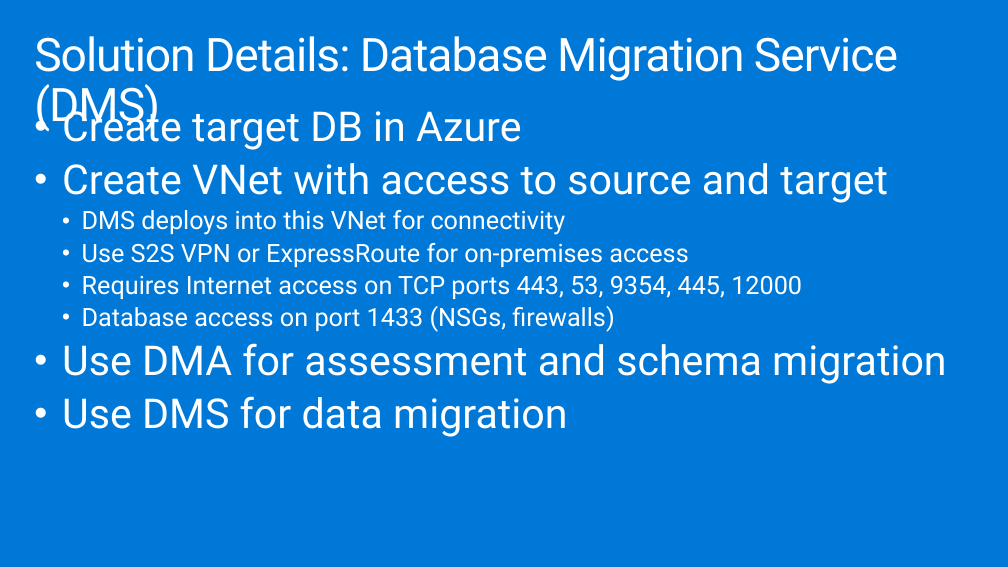
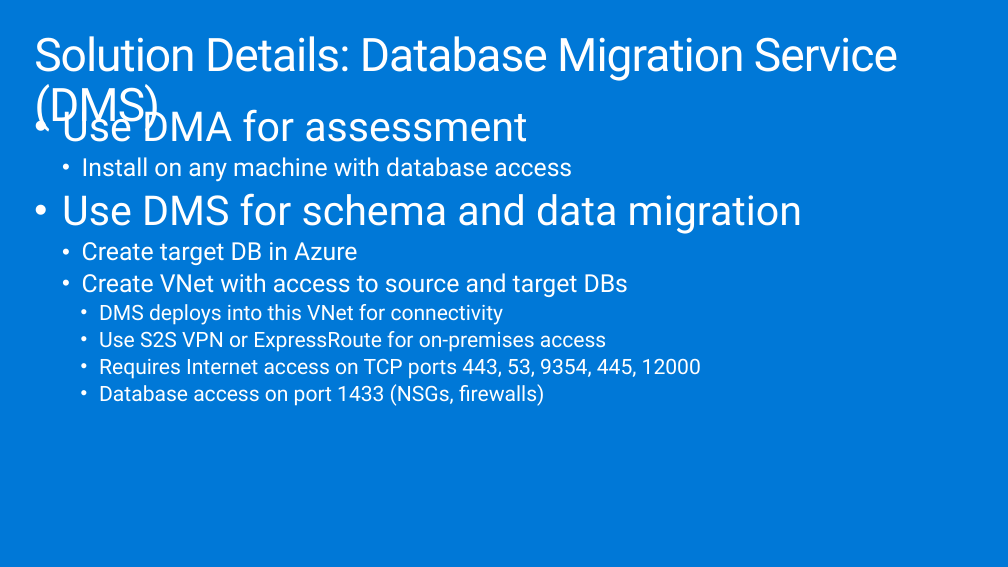
Before and after one commit to yachoukh/MCW-Line-of-business-application-migration, a slide deck: slide 26 of Whiteboard design session/WDS trainer presentation - Line-of-business application migration.pptx. Drawn at 1008x567 pixels with LibreOffice and Linux fonts; fonts in the diff are those of the drawing. Boxes give left, top, right and bottom in pixels: in the first picture for what was removed or moved away, otherwise in the second. Text is boxed around its words. In the diff, an @@ line names an element or a change of style, - is before the commit and + after.

```diff
--- a/Whiteboard design session/WDS trainer presentation - Line-of-business application migration.pptx
+++ b/Whiteboard design session/WDS trainer presentation - Line-of-business application migration.pptx
@@ text at [62,103,802,234]: paragraphs added @@
+• Use DMA for assessment
+  • Install on any machine with database access
+• Use DMS for schema and data migration
@@ text at [82,242,701,406]: size 39.2 to 23.5 pt in "Create target DB in Azure"; size 24 to 20.1 pt in "DMS deploys into this VNet for connectivity", "Use S2S VPN or ExpressRoute for on-premises ...", "Requires Internet access on TCP ports 443, ...", "Database access on port 1433 (NSGs, firewalls)"; list level 1 to 2 in "Create target DB in Azure"; list level 2 to 3 in "DMS deploys into this VNet ..."; list level 2 to 3 in "Use S2S VPN or ExpressRoute ..."; list level 2 to 3 in "Requires Internet access on TCP ..."; list level 2 to 3 in "Database access on port 1433 ..." @@
@@ text at [82,273,628,297]: text changed; size 39.2 to 23.5 pt @@
-• Create VNet with access to source and target
+  • Create VNet with access to source and target DBs
@@ text at [62,343,946,437]: paragraphs removed @@
-• Use DMA for assessment and schema migration
-• Use DMS for data migration
```
Also in this commit, not shown: 15 other slides changed, 5 other files.
